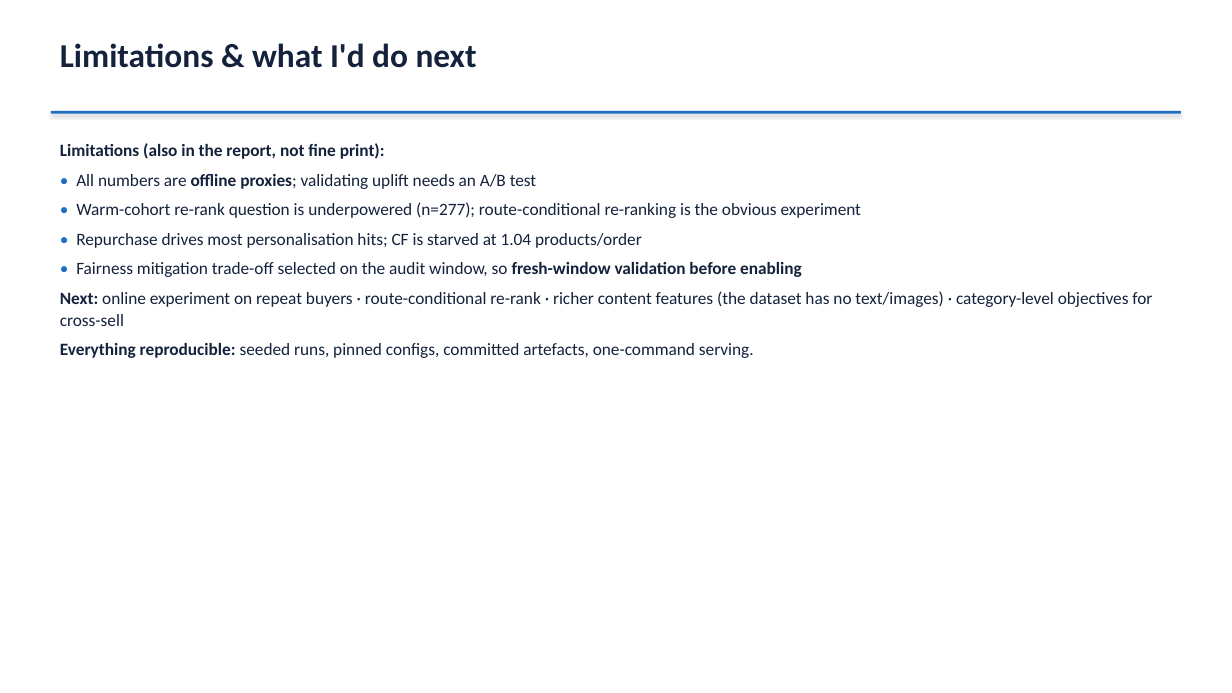
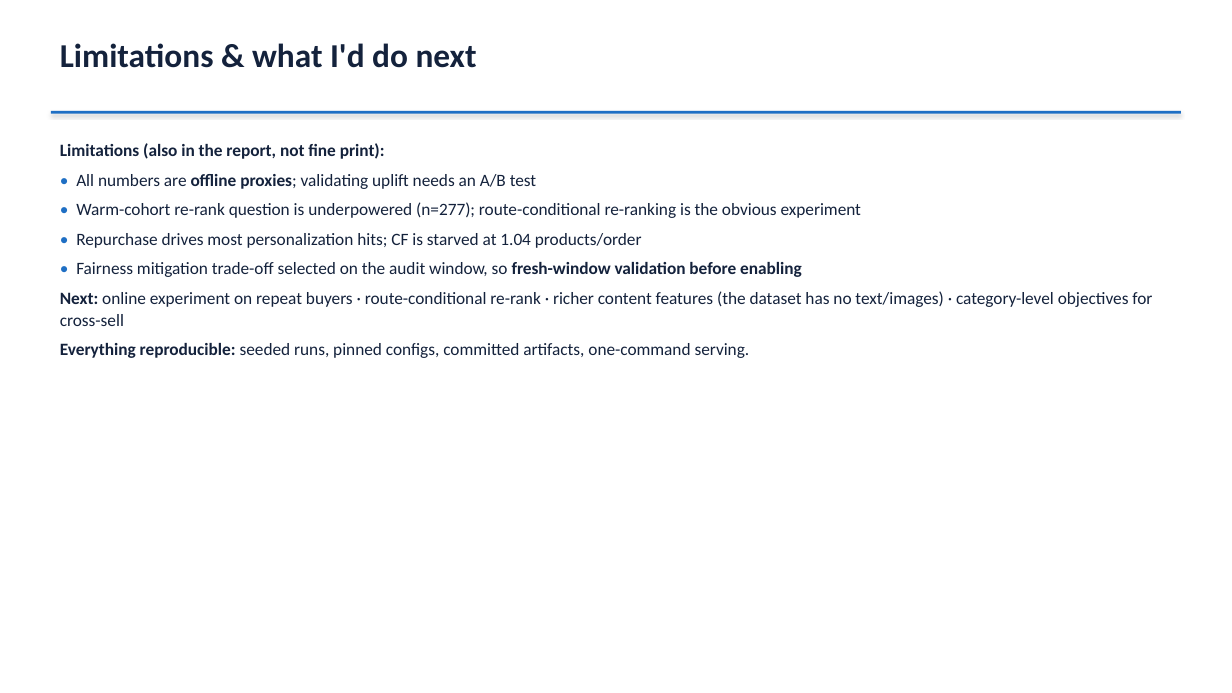
Before and after one commit to jmonzada/ecommerce-recommender-capstone, a slide deck: slide 12 of presentations/technical_deck.pptx. Drawn at 1232x693 pixels with LibreOffice and Linux fonts; fonts in the diff are those of the drawing. Boxes give left, top, right and bottom in pixels: in the first picture for what was removed or moved away, otherwise in the second. Text is boxed around its words. In the diff, an @@ line names an element or a change of style, - is before the commit and + after.

```diff
--- a/presentations/technical_deck.pptx
+++ b/presentations/technical_deck.pptx
@@ text at [76,233,642,248]: text changed @@
-• Repurchase drives most personalisation hits; CF is starved at 1.04 products/order
+• Repurchase drives most personalization hits; CF is starved at 1.04 products/order
@@ text at [60,343,750,358]: text changed @@
-Everything reproducible: seeded runs, pinned configs, committed artefacts, one-command serving.
+Everything reproducible: seeded runs, pinned configs, committed artifacts, one-command serving.
```
Also in this commit, not shown: 4 other slides changed, 27 other files.
